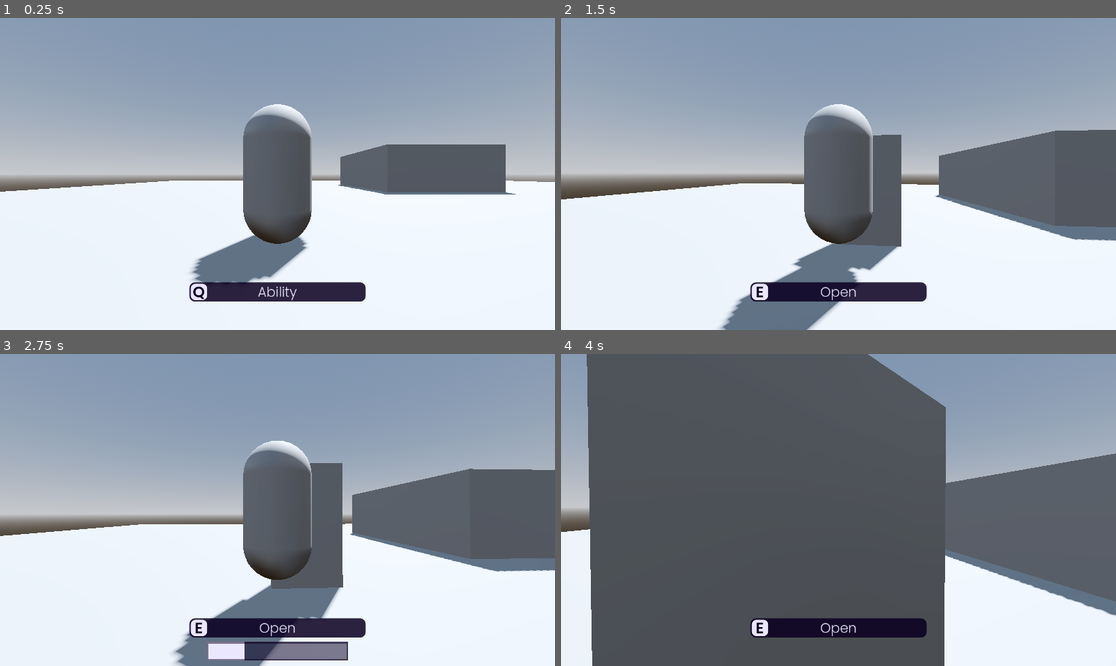
Above: before the commit, frames 1-4 (two rows, left to right).
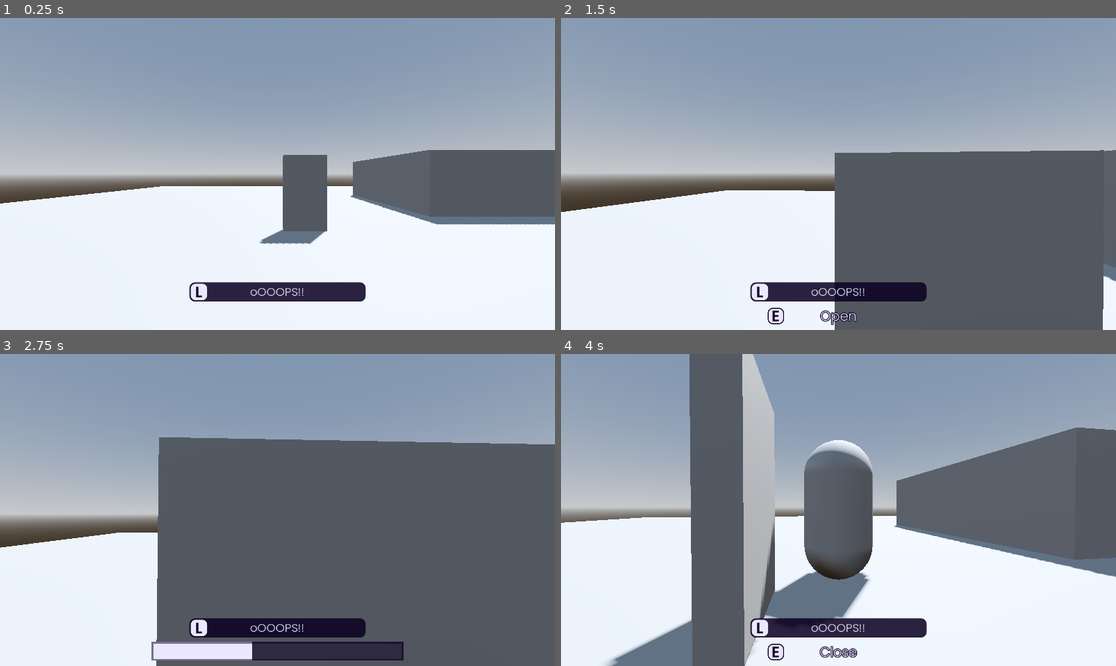
Above: after the commit, the same moments.

Repository: CrispyMD/Escape-The-Establishment
Game: Godot game, scene res://scenes/main_level.tscn
Same seed, same stepped clock (60 frames per second), same inputs: the game is played once before the commit and once after it.
Inputs (mouse positions are in pixels of both pictures, inside the frame that each line leads up to):
- Up to frame 1 (0.25 s): no input
- Up to frame 2 (1.5 s): tap Enter at 0.5 s; move the mouse to (866, 174) at 0.52 s; hold W (forward) from 0.53 s (still down); tap Q (ability) at 0.6 s; tap Space (jump) at 0.77 s; tap E (interact) at 0.8, 1.35 s; move the mouse to (810, 174) at 1.27 s
- Up to frame 3 (2.75 s): keep holding W (forward); tap Space (jump) at 1.52, 2 s; tap Q (ability) at 1.55, 2.1 s; move the mouse to (288, 503) at 2.02 s; tap E (interact) at 2.3 s
- Up to frame 4 (4 s): keep holding W (forward); move the mouse to (832, 516) at 2.77 s; tap E (interact) at 2.85, 3.8 s; tap Space (jump) at 3.02, 3.77 s; tap Q (ability) at 3.05 s; move the mouse to (877, 513) at 3.52 s; tap F (switch_pov) at 3.6 s

The runs differ from the first frame. In frame 1, 13% of the frame differs, in the area x 0-100%, y 27-91%; in frame 2, 26%; in frame 3, 35%; in frame 4, 52%, in the area x 0-100%, y 0-100%.

Commit message:
Overhauled UI, Updated some old code, Organized stuff, QoL changes

Diff:
--- a/Escape The Establishment/scenes/character.tscn
+++ b/Escape The Establishment/scenes/character.tscn
@@ -47,9 +47,38 @@
 [sub_resource type="StyleBoxFlat" id="StyleBoxFlat_ims4y"]
 bg_color = Color(0.921569, 0.905882, 1, 1)
 
+[sub_resource type="StyleBoxEmpty" id="StyleBoxEmpty_cgdpr"]
+
+[sub_resource type="StyleBoxFlat" id="StyleBoxFlat_jh6gu"]
+bg_color = Color(0.921569, 0.905882, 1, 1)
+border_width_left = 2
+border_width_top = 2
+border_width_right = 2
+border_width_bottom = 2
+border_color = Color(0.0431373, 0, 0.129412, 1)
+corner_radius_top_left = 10
+corner_radius_top_right = 10
+corner_radius_bottom_right = 10
+corner_radius_bottom_left = 10
+
+[sub_resource type="LabelSettings" id="LabelSettings_8dsje"]
+line_spacing = 0.0
+font = ExtResource("2_mr3gc")
+font_size = 32
+font_color = Color(0.0431373, 0, 0.129412, 1)
+
+[sub_resource type="LabelSettings" id="LabelSettings_aylmd"]
+line_spacing = 0.1
+font = ExtResource("3_ypbdt")
+font_size = 28
+font_color = Color(0.921569, 0.905882, 1, 1)
+outline_size = 6
+outline_color = Color(0.0431373, 0, 0.129412, 1)
+
 [node name="Character" type="CharacterBody3D"]
 collision_layer = 3
 script = ExtResource("1_vew7i")
+is_beast = true
 
 [node name="MeshInstance3D" type="MeshInstance3D" parent="."]
 mesh = SubResource("CapsuleMesh_35hl4")
@@ -85,6 +114,7 @@
 script = ExtResource("2_njcvc")
 
 [node name="AbilityPanel" type="Panel" parent="CharacterUI"]
+visible = false
 layout_mode = 1
 anchors_preset = -1
 anchor_left = 0.5
@@ -181,62 +211,114 @@
 visible = false
 layout_mode = 1
 anchors_preset = -1
+anchor_left = 0.4
+anchor_top = 0.983
+anchor_right = 0.6
+anchor_bottom = 0.983
+offset_left = -147.0
+offset_top = -38.984
+offset_right = 146.6
+offset_bottom = 0.0159912
+grow_horizontal = 2
+grow_vertical = 0
+theme_override_styles/panel = SubResource("StyleBoxFlat_n5xld")
+
+[node name="Panel" type="Panel" parent="CharacterUI/ProgressBar"]
+layout_mode = 1
+anchors_preset = 15
+anchor_right = 1.0
+anchor_bottom = 1.0
+grow_horizontal = 2
+grow_vertical = 2
+theme_override_styles/panel = SubResource("StyleBoxFlat_ims4y")
+
+[node name="Border" type="Control" parent="CharacterUI/ProgressBar"]
+layout_mode = 1
+anchors_preset = 15
+anchor_right = 1.0
+anchor_bottom = 1.0
+grow_horizontal = 2
+grow_vertical = 2
+
+[node name="ColorRect29" type="ColorRect" parent="CharacterUI/ProgressBar/Border"]
+layout_mode = 0
+offset_right = 4.0
+offset_bottom = 39.0
+color = Color(0.0431373, 0, 0.129412, 0.509804)
+
+[node name="ColorRect30" type="ColorRect" parent="CharacterUI/ProgressBar/Border"]
+layout_mode = 0
+offset_left = 520.2
+offset_right = 524.2
+offset_bottom = 39.0
+color = Color(0.0431373, 0, 0.129412, 0.509804)
+
+[node name="ColorRect31" type="ColorRect" parent="CharacterUI/ProgressBar/Border"]
+layout_mode = 0
+offset_left = 4.0
+offset_right = 520.0
+offset_bottom = 4.0
+color = Color(0.0431373, 0, 0.129412, 0.509804)
+
+[node name="ColorRect32" type="ColorRect" parent="CharacterUI/ProgressBar/Border"]
+layout_mode = 0
+offset_left = 4.0
+offset_top = 35.0
+offset_right = 520.0
+offset_bottom = 39.0
+color = Color(0.0431373, 0, 0.129412, 0.509804)
+
+[node name="InteractPanel" type="PanelContainer" parent="CharacterUI"]
+visible = false
+layout_mode = 1
+anchors_preset = -1
 anchor_left = 0.5
 anchor_top = 0.983
 anchor_right = 0.5
 anchor_bottom = 0.983
 offset_left = -147.0
-offset_top = -38.984
+offset_top = -38.0
 offset_right = 147.0
-offset_bottom = 0.0159912
+offset_bottom = 2.0
 grow_horizontal = 2
 grow_vertical = 0
-theme_override_styles/panel = SubResource("StyleBoxFlat_n5xld")
-
-[node name="Panel" type="Panel" parent="CharacterUI/ProgressBar"]
-layout_mode = 1
-anchors_preset = 15
-anchor_right = 1.0
-anchor_bottom = 1.0
-grow_horizontal = 2
-grow_vertical = 2
-theme_override_styles/panel = SubResource("StyleBoxFlat_ims4y")
-
-[node name="Border" type="Control" parent="CharacterUI/ProgressBar"]
-layout_mode = 1
-anchors_preset = 15
-anchor_right = 1.0
-anchor_bottom = 1.0
-grow_horizontal = 2
-grow_vertical = 2
-
-[node name="ColorRect29" type="ColorRect" parent="CharacterUI/ProgressBar/Border"]
-layout_mode = 0
-offset_right = 4.0
-offset_bottom = 39.0
-color = Color(0.0431373, 0, 0.129412, 0.509804)
-
-[node name="ColorRect30" type="ColorRect" parent="CharacterUI/ProgressBar/Border"]
-layout_mode = 0
-offset_left = 290.0
-offset_right = 294.0
-offset_bottom = 39.0
-color = Color(0.0431373, 0, 0.129412, 0.509804)
-
-[node name="ColorRect31" type="ColorRect" parent="CharacterUI/ProgressBar/Border"]
-layout_mode = 0
-offset_left = 4.0
-offset_right = 290.0
-offset_bottom = 4.0
-color = Color(0.0431373, 0, 0.129412, 0.509804)
-
-[node name="ColorRect32" type="ColorRect" parent="CharacterUI/ProgressBar/Border"]
-layout_mode = 0
-offset_left = 4.0
-offset_top = 35.0
-offset_right = 290.0
-offset_bottom = 39.0
-color = Color(0.0431373, 0, 0.129412, 0.509804)
+theme_override_styles/panel = SubResource("StyleBoxEmpty_cgdpr")
+
+[node name="GodotIsStupidIHateIt" type="Control" parent="CharacterUI/InteractPanel"]
+layout_mode = 2
+size_flags_horizontal = 0
+mouse_filter = 2
+
+[node name="LetterBackgroundPanel" type="Panel" parent="CharacterUI/InteractPanel/GodotIsStupidIHateIt"]
+layout_mode = 1
+anchors_preset = 4
+anchor_top = 0.5
+anchor_bottom = 0.5
+offset_top = -17.0
+offset_right = 34.0
+offset_bottom = 17.0
+grow_vertical = 2
+mouse_filter = 2
+theme_override_styles/panel = SubResource("StyleBoxFlat_jh6gu")
+
+[node name="AbilityLetter" type="Label" parent="CharacterUI/InteractPanel/GodotIsStupidIHateIt/LetterBackgroundPanel"]
+layout_mode = 1
+anchors_preset = 15
+anchor_right = 1.0
+anchor_bottom = 1.0
+grow_horizontal = 2
+grow_vertical = 2
+text = "E"
+label_settings = SubResource("LabelSettings_8dsje")
+horizontal_alignment = 1
+vertical_alignment = 1
+
+[node name="AbilityText" type="Label" parent="CharacterUI/InteractPanel"]
+layout_mode = 2
+text = "Interact"
+label_settings = SubResource("LabelSettings_aylmd")
+horizontal_alignment = 1
+vertical_alignment = 1
 
 [node name="SkillCheck" type="Control" parent="CharacterUI"]
 visible = false
--- a/Escape The Establishment/scenes/door.tscn
+++ b/Escape The Establishment/scenes/door.tscn
@@ -21,16 +21,16 @@
 tracks/0/loop_wrap = true
 tracks/0/keys = PackedFloat32Array(0, 1, 0, 0, 0, 1)
 
-[sub_resource type="Animation" id="Animation_700u6"]
-resource_name = "close_door"
-length = 0.5
+[sub_resource type="Animation" id="Animation_6cuxc"]
+resource_name = "beast_open_door"
+length = 1.5
 tracks/0/type = "rotation_3d"
 tracks/0/imported = false
 tracks/0/enabled = true
 tracks/0/path = NodePath("RotatePoint")
 tracks/0/interp = 1
 tracks/0/loop_wrap = true
-tracks/0/keys = PackedFloat32Array(0, 1, 0, 0.707, 0, 0.707, 0.5, 1, 0, 0, 0, 1)
+tracks/0/keys = PackedFloat32Array(0, 1, 0, 0, 0, 1, 1, 1, 0, 0, 0, 1, 1.5, 1, 0, 0.707, 0, 0.707)
 tracks/1/type = "method"
 tracks/1/imported = false
 tracks/1/enabled = true
@@ -38,7 +38,35 @@
 tracks/1/interp = 1
 tracks/1/loop_wrap = true
 tracks/1/keys = {
-"times": PackedFloat32Array(0.5),
+"times": PackedFloat32Array(1, 1.5),
+"transitions": PackedFloat32Array(1, 1),
+"values": [{
+"args": [],
+"method": &"stop_handling_progress_bar"
+}, {
+"args": [true],
+"method": &"set_door_is_opened"
+}]
+}
+
+[sub_resource type="Animation" id="Animation_700u6"]
+resource_name = "close_door"
+length = 0.25
+tracks/0/type = "rotation_3d"
+tracks/0/imported = false
+tracks/0/enabled = true
+tracks/0/path = NodePath("RotatePoint")
+tracks/0/interp = 1
+tracks/0/loop_wrap = true
+tracks/0/keys = PackedFloat32Array(0, 1, 0, 0.707, 0, 0.707, 0.25, 1, 0, 0, 0, 1)
+tracks/1/type = "method"
+tracks/1/imported = false
+tracks/1/enabled = true
+tracks/1/path = NodePath(".")
+tracks/1/interp = 1
+tracks/1/loop_wrap = true
+tracks/1/keys = {
+"times": PackedFloat32Array(0.25),
 "transitions": PackedFloat32Array(1),
 "values": [{
 "args": [false],
@@ -52,7 +80,7 @@
 tracks/2/interp = 1
 tracks/2/loop_wrap = true
 tracks/2/keys = {
-"times": PackedFloat32Array(0.5),
+"times": PackedFloat32Array(0.25),
 "transitions": PackedFloat32Array(1),
 "values": [{
 "args": [],
@@ -78,34 +106,6 @@
 tracks/1/loop_wrap = true
 tracks/1/keys = {
 "times": PackedFloat32Array(1.5, 2),
-"transitions": PackedFloat32Array(1, 1),
-"values": [{
-"args": [],
-"method": &"stop_handling_progress_bar"
-}, {
-"args": [true],
-"method": &"set_door_is_opened"
-}]
-}
-
-[sub_resource type="Animation" id="Animation_6cuxc"]
-resource_name = "beast_open_door"
-length = 1.5
-tracks/0/type = "rotation_3d"
-tracks/0/imported = false
-tracks/0/enabled = true
-tracks/0/path = NodePath("RotatePoint")
-tracks/0/interp = 1
-tracks/0/loop_wrap = true
-tracks/0/keys = PackedFloat32Array(0, 1, 0, 0, 0, 1, 1, 1, 0, 0, 0, 1, 1.5, 1, 0, 0.707, 0, 0.707)
-tracks/1/type = "method"
-tracks/1/imported = false
-tracks/1/enabled = true
-tracks/1/path = NodePath(".")
-tracks/1/interp = 1
-tracks/1/loop_wrap = true
-tracks/1/keys = {
-"times": PackedFloat32Array(1, 1.5),
 "transitions": PackedFloat32Array(1, 1),
 "values": [{
 "args": [],
--- a/Escape The Establishment/scripts/ability_ui.gd
+++ b/Escape The Establishment/scripts/ability_ui.gd
@@ -1,57 +1,60 @@
 extends Control
-
-@onready var letter = $AbilityPanel/GodotIsStupidIHateIt/LetterBackgroundPanel/AbilityLetter
-@onready var text = $AbilityPanel/AbilityText
-var basefontsize = 28
-
-## IMPORTANT!!!! percent is between 0-1 (0 is nothing, 1 is full)
-func set_progress_percent(percent: float):
-	$ProgressBar/Panel.size.x = $ProgressBar.size.x * percent
 
 func undisplay_all():
 	$AbilityPanel.visible = false
+	$InteractPanel.visible = false
 	$ProgressBar.visible = false
 	$SkillCheck.visible = false
 
-func display_progress_bar():
-	$ProgressBar.visible = true
+### ABILITY ###
 
-func undisplay_progress_bar():
-	$ProgressBar.visible = false
+@onready var A_letter = $AbilityPanel/GodotIsStupidIHateIt/LetterBackgroundPanel/AbilityLetter
+@onready var A_text = $AbilityPanel/AbilityText
+var basefontsize = 28
+
+func display_ability(ability_name: String):
+	A_text.get_label_settings().font_size = basefontsize
+	match ability_name.to_lower():
+		"Runner":
+			A_letter.text = "Q"
+			A_text.text = "RunnnrernuLOSal"
+		_:
+			A_letter.text = "L"
+			A_text.text = "oOOOPS!!"
+	fix_A_text_size()
+	$AbilityPanel.visible = true
+
+func fix_A_text_size():
+	while A_text.get_line_count() > 1:
+		A_text.get_label_settings().font_size = A_text.get_label_settings().font_size - 1
+
+### INTERACT ###
+
+@onready var I_letter = $InteractPanel/GodotIsStupidIHateIt/LetterBackgroundPanel/AbilityLetter
+@onready var I_text = $InteractPanel/AbilityText
 
 func display_hack():
-	$AbilityPanel.visible = true
-	text.get_label_settings().font_size = basefontsize
-	letter.text = "E"
-	text.text = "Hack"
+	$InteractPanel.visible = true
+	I_text.get_label_settings().font_size = basefontsize
+	I_letter.text = "E"
+	I_text.text = "Hack"
 
-func undisplay_hack():
-	$AbilityPanel.visible = false
+func display_open_door():
+	I_text.get_label_settings().font_size = basefontsize
+	I_letter.text = "E"
+	I_text.text = "Open"
+	$InteractPanel.visible = true
 
-func display_ability(ability_name: String):
-	$AbilityPanel.visible = true
-	text.get_label_settings().font_size = basefontsize
-	match ability_name.to_lower():
-		"Runner":
-			letter.text = "Q"
-			text.text = "RunnnrernuLOSal"
-		_:
-			letter.text = "L"
-			text.text = "oOOOPS!!"
-	fix_text_size()
+func display_close_door():
+	I_text.get_label_settings().font_size = basefontsize
+	I_letter.text = "E"
+	I_text.text = "Close"
+	$InteractPanel.visible = true
 
 func undisplay_interact():
-	$AbilityPanel.visible = false
+	$InteractPanel.visible = false
 
-func display_open_door():
-	$AbilityPanel.visible = true
-	text.get_label_settings().font_size = basefontsize
-	letter.text = "E"
-	text.text = "Open"
-
-func fix_text_size():
-	while text.get_line_count() > 1:
-		text.get_label_settings().font_size = text.get_label_settings().font_size - 1
+### SKILLCHECK ###
 
 func display_skillcheck():
 	$SkillCheck.visible = true
@@ -69,3 +72,15 @@
 
 func get_success_zone_degree():
 	return $SkillCheck/SkillcheckRing.rotation_degrees + 225
+
+### PROGRESS BAR ###
+
+## IMPORTANT!!!! percent is between 0-1 (0 is nothing, 1 is full)
+func set_progress_percent(percent: float):
+	$ProgressBar/Panel.size.x = $ProgressBar.size.x * percent
+
+func display_progress_bar():
+	$ProgressBar.visible = true
+
+func undisplay_progress_bar():
+	$ProgressBar.visible = false
--- a/Escape The Establishment/scripts/character_script.gd
+++ b/Escape The Establishment/scripts/character_script.gd
@@ -19,6 +19,7 @@
 	self.rotation = Vector3.ZERO
 	Input.mouse_mode = Input.MOUSE_MODE_CAPTURED
 	if is_beast != camera_mode_is_fps: switch_pov()
+	if is_beast: $CharacterUI.display_ability("ODSJ")
 
 func handle_camera_movement(event):
 	if camera_mode_is_fps:
--- a/Escape The Establishment/scripts/computer.gd
+++ b/Escape The Establishment/scripts/computer.gd
@@ -14,6 +14,7 @@
 
 func _on_hack_areas_body_entered(body):
 	if not body is player or computer_is_hacked: return
+	if body.is_beast: return
 	nodes_in_hack_area.push_front(body)
 	body.interact_pressed.connect(hack_computer)
 
@@ -31,7 +32,7 @@
 		body.interact_pressed.disconnect(hack_computer)
 	elif body.interact_pressed.is_connected(skillcheck_pressed):
 		body.interact_pressed.disconnect(skillcheck_pressed)
-	body.get_node("CharacterUI").undisplay_all()
+	body.get_node("CharacterUI").undisplay_interact()
 
 func hack_computer(character):
 	if needle_is_rotating: skillcheck_failed()
@@ -76,7 +77,7 @@
 	if hacking_timer.paused or computer_is_hacked or hacking_timer.time_left == 0: return
 
 	for node in nodes_in_hack_area:
-		node.get_node("CharacterUI").undisplay_hack()
+		node.get_node("CharacterUI").undisplay_interact()
 		node.get_node("CharacterUI").set_progress_percent(1 - hacking_timer.time_left / hacking_timer.wait_time)
 
 func _on_hacking_timer_timeout():
--- a/Escape The Establishment/scripts/door_rotating.gd
+++ b/Escape The Establishment/scripts/door_rotating.gd
@@ -12,7 +12,7 @@
 	if not body is player: return
 	nodes_in_area.append(body)
 	body.interact_pressed.connect(open_door)
-	body.get_node("CharacterUI").display_open_door()
+	display_open_close(body)
 
 func _on_opening_door_area_body_exited(body):
 	if not body is player: return
@@ -38,11 +38,16 @@
 		animation_player.play("beast_open_door")
 	else:
 		animation_player.play("survivor_open_door")
+	character.get_node("CharacterUI").undisplay_interact()
 	character.get_node("CharacterUI").display_progress_bar()
 	character.get_node("CharacterUI").set_progress_percent(0)
 
 func stop_handling_progress_bar():
+	player_using_door.get_node("CharacterUI").undisplay_interact()
 	player_using_door.get_node("CharacterUI").undisplay_progress_bar()
+	for areanodes in nodes_in_area:
+		if areanodes is not player: pass
+		areanodes.get_node("CharacterUI").display_close_door()
 	player_using_door = null
 	should_handle_progress_bar = false
 
@@ -63,3 +68,7 @@
 
 func reset_player_using_door():
 	player_using_door = null
+
+func display_open_close(body):
+	if door_is_opened: body.get_node("CharacterUI").display_close_door()
+	else: body.get_node("CharacterUI").display_open_door()
Not shown: 1 places in Escape The Establishment/scenes/character.tscn that only renumber resources
